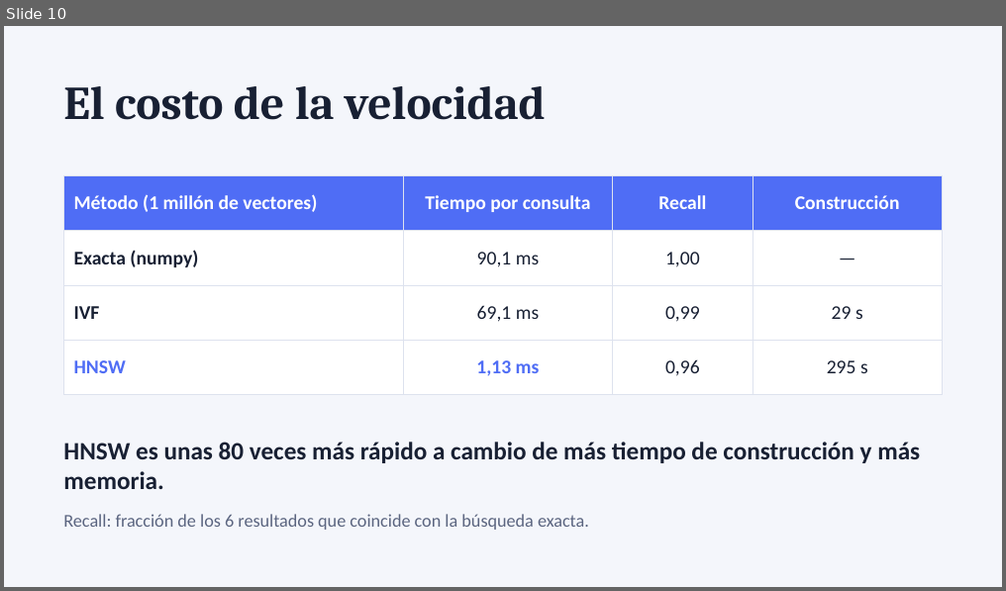
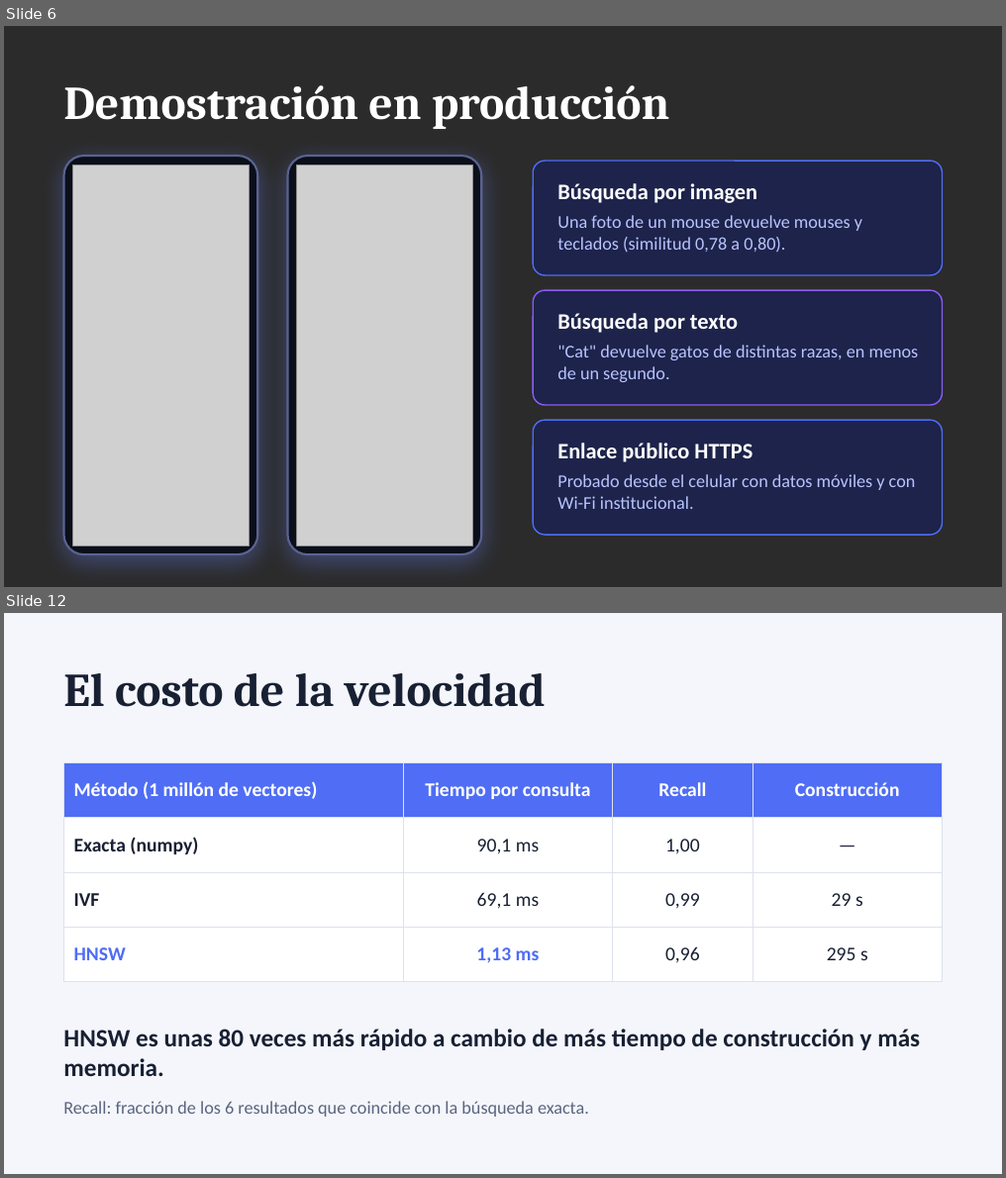
Before and after one commit to josemaames/PRESENTACI-N-FINAL---B-SQUEDA-MULTIMODAL-DE-IM-GENES, a slide deck: presentacion.pptx. Shown one above the other, each under a label of ours: slide 10 before the commit, slides 6 and 12 after it; the slides between them are not shown. The pictures are 1006x591 and 1006x1178 pixels, drawn with LibreOffice and Linux fonts; fonts in the diff are those of the drawing; grey boxes stand for pictures; background and template pictures are left out; a plain dark background stands for a picture behind light text. Boxes give left, top, right and bottom in pixels: in the first picture for what was removed or moved away, otherwise in the second. Text is boxed around its words. In the diff, an @@ line names an element or a change of style, - is before the commit and + after.

```diff
--- a/presentacion.pptx
+++ b/presentacion.pptx
@@ slide 6 added at (4, 26, 1002, 587), background picture (left out) @@
@@ text added at (63, 85, 669, 129), 34 pt, text #FFFFFF, bold @@
+Demostración en producción
@@ rounded rectangle added at (63, 156, 257, 555), fill #0B0F1A, outline #5A6390 1.5 pt @@
@@ picture added at (73, 165, 249, 546) @@
@@ rounded rectangle added at (287, 156, 481, 555), fill #0B0F1A, outline #5A6390 1.5 pt @@
@@ picture added at (296, 165, 472, 546) @@
@@ rounded rectangle added at (533, 161, 943, 275), fill #1B2250 at 85% opacity, outline #4F6DF5 1 pt @@
@@ text added at (557, 183, 757, 203), 16 pt, text #FFFFFF, bold @@
+Búsqueda por imagen
@@ text added at (557, 215, 862, 252), 13 pt, text #B8C3FF @@
+Una foto de un mouse devuelve mouses y teclados (similitud 0,78 a 0,80).
@@ rounded rectangle added at (533, 290, 943, 405), fill #1B2250 at 85% opacity, outline #8B5CF6 1 pt @@
@@ text added at (557, 313, 738, 333), 16 pt, text #FFFFFF, bold @@
+Búsqueda por texto
@@ text added at (557, 345, 919, 382), 13 pt, text #B8C3FF @@
+"Cat" devuelve gatos de distintas razas, en menos de un segundo.
@@ rounded rectangle added at (533, 420, 943, 535), fill #1B2250 at 85% opacity, outline #4F6DF5 1 pt @@
@@ text added at (557, 443, 752, 463), 16 pt, text #FFFFFF, bold @@
+Enlace público HTTPS
@@ text added at (557, 474, 916, 509), 13 pt, text #B8C3FF @@
+Probado desde el celular con datos móviles y con Wi-Fi institucional.
@@ what was slide 10 is now slide 12 @@
```
Also in this commit, not shown: 10 slides changed, 3 other slides added, 1 slide removed.
